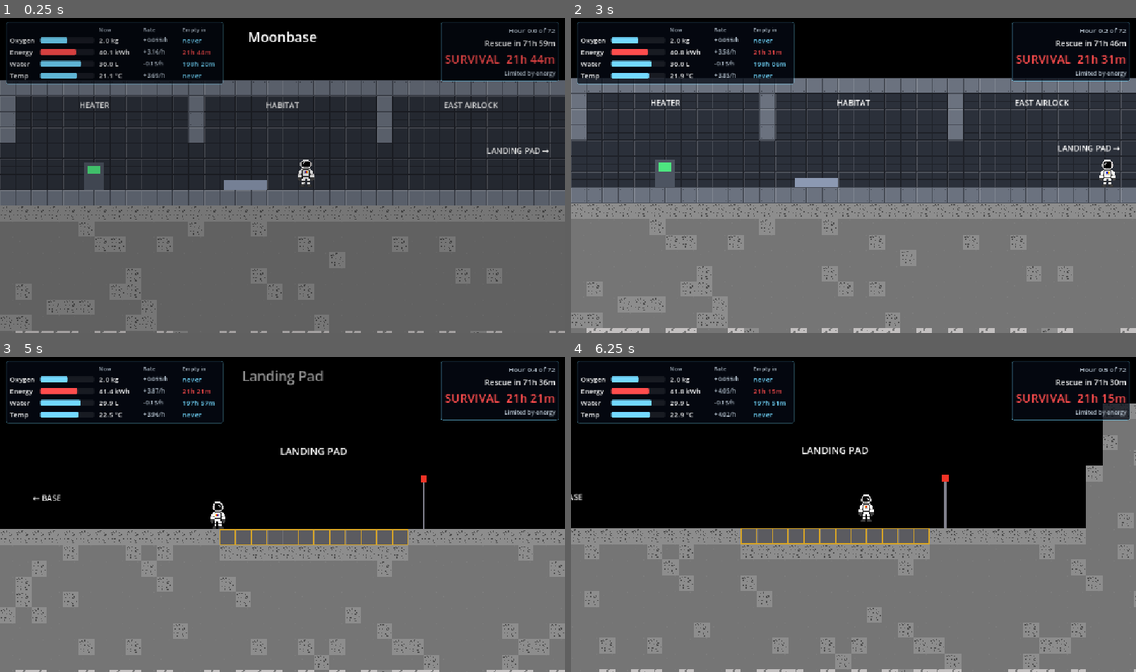
Above: before the commit, frames 1-4 (two rows, left to right).
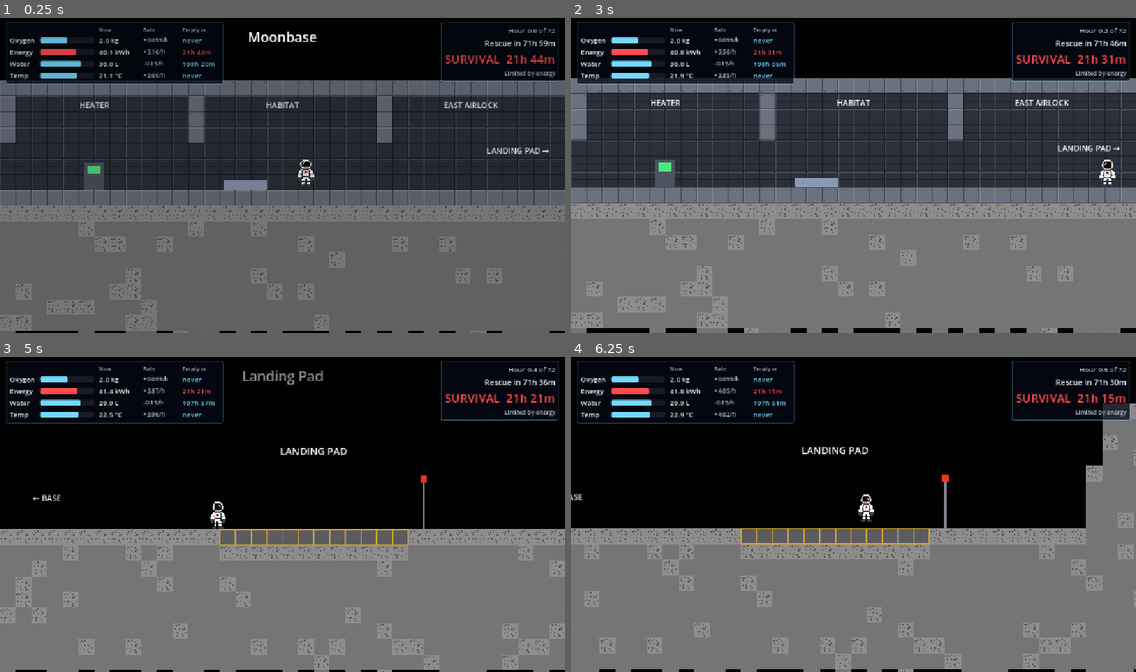
Above: after the commit, the same moments.

Repository: kushmdesai/72-Hours
Game: Godot game, scene res://scenes/main.tscn
The game is run twice, just before and just after one commit, with the same random seed, the same clock (stepped at 60 frames per second) and the same inputs.
Inputs:
- Up to frame 1 (0.25 s): no input
- Up to frame 2 (3 s): hold E (interact) 0.53-1.28 s; hold D (move_right) 0.53-2.03 s; tap W (jump) at 0.77, 1.52 s; tap E (interact) at 1.35, 2.85 s; hold A (move_left) 2.03-2.78 s; hold E (interact) 2.03-2.78 s; hold D (move_right) from 2.78 s (still down)
- Up to frame 3 (5 s): tap W (jump) at 3.02, 3.77, 4.52 s; hold E (interact) 3.53-4.28 s; release D (move_right) at 4.28 s; hold A (move_left) from 4.28 s (still down); tap E (interact) at 4.35 s
- Up to frame 4 (6.25 s): release A (move_left) at 5.03 s; hold D (move_right) 5.03-5.78 s; hold E (interact) 5.03-5.78 s; hold A (move_left) from 5.78 s (still down); tap E (interact) at 5.85 s; tap W (jump) at 6.02 s

The runs differ from the first frame. In frame 1, 0.3% of the frame differs, in the area x 2-100%, y 99-100%; in frame 2, 0.8%, in the area x 2-100%, y 98-100%; in frame 3, 0.4%; in frame 4, 0.4%.

Commit message:
minor changes

Diff:
--- a/assests/tiles/moon_tileset.tres
+++ b/assests/tiles/moon_tileset.tres
@@ -4,7 +4,6 @@
 [ext_resource type="Texture2D" uid="uid://vdu4lkmi5sl1" path="res://assests/tiles/base_tiles.png" id="2_8qgg7"]
 [ext_resource type="Texture2D" uid="uid://bf6spk3t4uaqc" path="res://assests/background/New Piskel-3.png.png" id="3_craters"]
 [ext_resource type="Texture2D" uid="uid://e604aqde7b7c" path="res://assests/background/New Piskel-2.png.png" id="4_regolith"]
-[ext_resource type="Texture2D" uid="uid://bs8ibvx8gmb1x" path="res://assests/Bottom-Layer.png" id="5_bottom"]
 
 [sub_resource type="TileSetAtlasSource" id="TileSetAtlasSource_gj7a4"]
 texture = ExtResource("1_ixk65")
@@ -33,12 +32,6 @@
 0:0/0 = 0
 0:0/0/physics_layer_0/polygon_0/points = PackedVector2Array(-16, -16, 16, -16, 16, 16, -16, 16)
 
-[sub_resource type="TileSetAtlasSource" id="TileSetAtlasSource_bottom"]
-texture = ExtResource("5_bottom")
-texture_region_size = Vector2i(32, 32)
-0:0/0 = 0
-0:0/0/physics_layer_0/polygon_0/points = PackedVector2Array(-16, -16, 16, -16, 16, 16, -16, 16)
-
 [resource]
 tile_size = Vector2i(32, 32)
 physics_layer_0/collision_layer = 1
@@ -46,4 +39,3 @@
 sources/1 = SubResource("TileSetAtlasSource_hq86c")
 sources/2 = SubResource("TileSetAtlasSource_craters")
 sources/3 = SubResource("TileSetAtlasSource_regolith")
-sources/4 = SubResource("TileSetAtlasSource_bottom")
